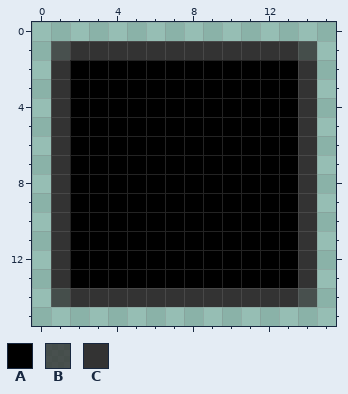
Two versions of one pixel-art sprite, milis-tema-koyu/gtk-2.0/assets/checkbox-unchecked.png. The first picture shows the starting point.
The file is 16x16 pixels. Pixels under 10% opacity are left out. Colours within 5 levels of each other are drawn and written as one.
Palette (. is transparent): A #000000  B #323232c8  C #333333
Pixels before, first column x 1:
 1 BCCCCCCCCCCCCB
 2 CAAAAAAAAAAAAC
 3 CAAAAAAAAAAAAC
 4 CAAAAAAAAAAAAC
 5 CAAAAAAAAAAAAC
 6 CAAAAAAAAAAAAC
 7 CAAAAAAAAAAAAC
 8 CAAAAAAAAAAAAC
 9 CAAAAAAAAAAAAC
10 CAAAAAAAAAAAAC
11 CAAAAAAAAAAAAC
12 CAAAAAAAAAAAAC
13 CAAAAAAAAAAAAC
14 BCCCCCCCCCCCCB
After the commit:
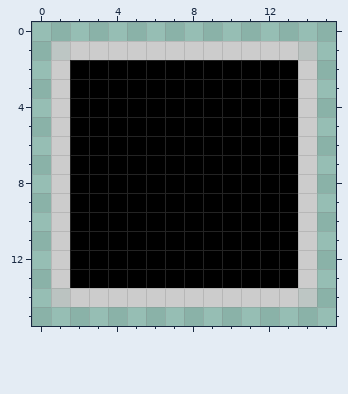
The exact change:
colour B: #323232c8 -> #c8c8c8c8
colour C: #333333 -> #cccccc
Pixel boxes of the changes (left, top, right, bottom) in both pictures:
changed: (51, 41, 317, 307)
